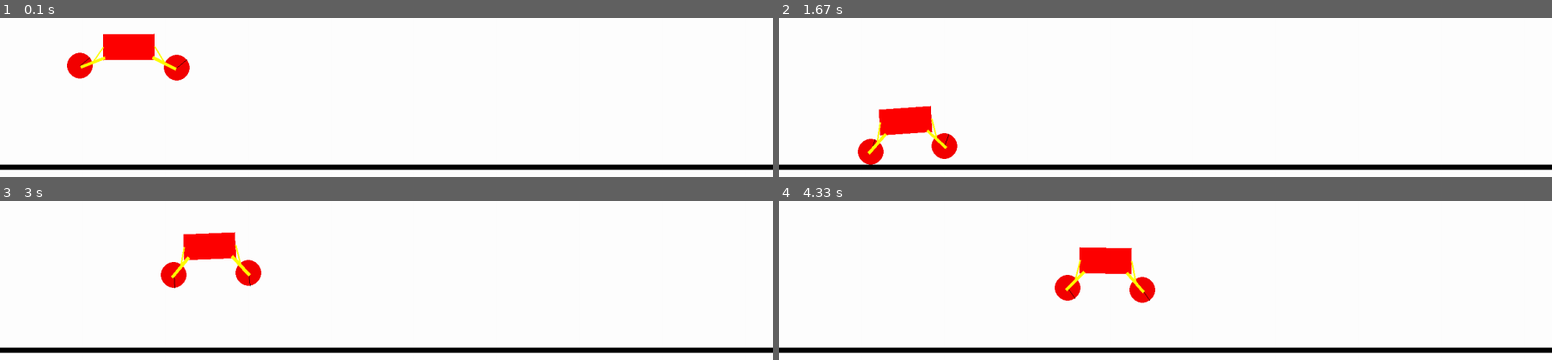
Above: before the commit, frames 1-4 (two rows, left to right).
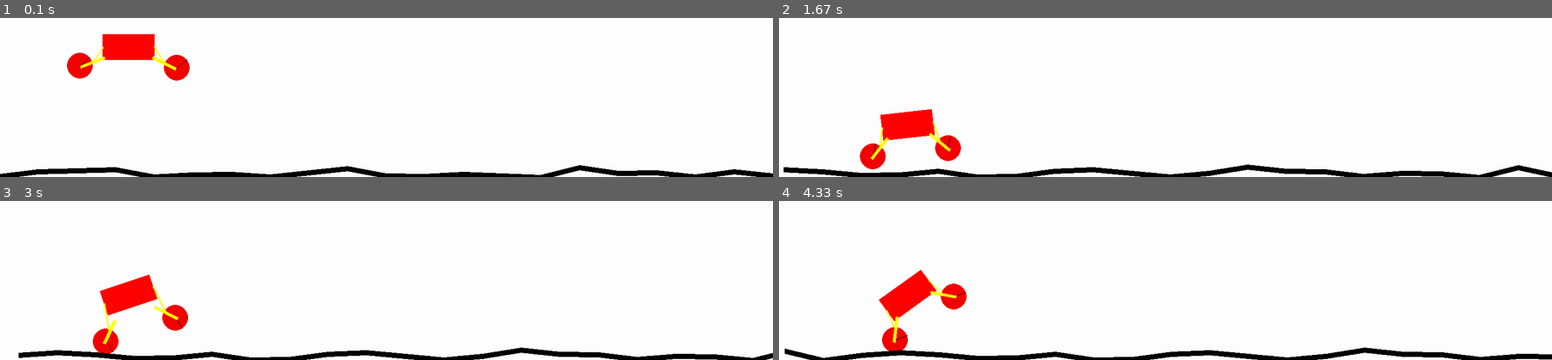
Above: after the commit, the same moments.

Repository: semboko/pygame-sandbox
Game: pygame game, started from main.py
Same seed, same stepped clock (60 frames per second), same inputs: the game is played once before the commit and once after it.
Inputs (mouse positions are in pixels of both pictures, inside the frame that each line leads up to):
- Up to frame 1 (0.1 s): no input
- Up to frame 2 (1.67 s): hold Space 0.33-0.8 s; hold D 0.33-0.8 s; move the mouse to (1134, 59) at 0.37 s; hold R 0.83-1.3 s; hold D 0.83-1.3 s; hold D from 1.33 s (still down); tap Space at 1.4 s
- Up to frame 3 (3 s): tap Space at 1.7, 1.9, 2.2, 2.4, 2.7, 2.97 s; release D at 1.8 s; hold D 1.83-2.3 s; hold A 2.33-2.87 s; hold A from 2.9 s (still down)
- Up to frame 4 (4.33 s): tap Space at 3.27, 3.4, 3.7, 4.07 s; release A at 3.3 s; hold D 3.33-3.97 s; hold A from 4 s (still down)

The runs differ from the first frame. In frame 1, 6.5% of the frame differs, in the area x 0-100%, y 9-100%; in frame 2, 7.4%; in frame 3, 10%; in frame 4, 10%, in the area x 0-100%, y 28-100%.

Commit message:
Added camera and terrain

Diff:
--- a/scenes/abstract.py
+++ b/scenes/abstract.py
@@ -28,6 +28,7 @@
 class AbstractPymunkScene(AbstractScene):
     space: pymunk.Space
     objects: List[Any]
+    camera_shift: pymunk.Vec2d
 
     def __init__(self, *args, **kwargs):
         super().__init__(*args, **kwargs)
@@ -41,6 +42,7 @@
         self.space = pymunk.Space()
         self.space.gravity = 0, -1000  # Set the friction coefficient of the space object
         self.space.damping = 0.5
+        self.camera_shift = pymunk.Vec2d(0, 0)
 
     def update(self):
         self.space.step(1 / self.fps)
@@ -48,4 +50,4 @@
     def render(self):
         self.display.fill((255, 255, 255))
         for obj in self.objects:
-            obj.render(self.display)
+            obj.render(self.display, self.camera_shift)
--- a/scenes/carscene.py
+++ b/scenes/carscene.py
@@ -4,15 +4,14 @@
 
 from scenes.abstract import AbstractPymunkScene
 from scenes.components.car import Car
-from scenes.components.segment import Segment
+from scenes.components.terrain import Terrain
 
 
 class CarScene(AbstractPymunkScene):
     def reset_scene(self):
         super().reset_scene()
         self.car = Car(250, 250, 100, 50, self.space)
-        self.floor = Segment((0, 20), (self.display.get_width(), 20), 5, self.space, btype=pymunk.Body.STATIC)
-        self.floor.shape.friction = .9
+        self.floor = Terrain(0, self.display.get_width(), 0, 20, 20, self.space)
         self.objects.extend((self.car, self.floor))
 
     def update(self):
@@ -25,9 +24,12 @@
         else:
             self.car.motor.rate = int(self.car.motor.rate * 0.96)
 
+        self.camera_shift = pymunk.Vec2d(self.car.get_x_shift(), 0)
+        self.floor.update(self.camera_shift.x)
+
     def handle_event(self, event: Event) -> None:
         if event.type == pygame.KEYDOWN:
-            if event.key== pygame.K_r:
+            if event.key == pygame.K_r:
                 self.reset_scene()
             if event.key == pygame.K_SPACE:
-                self.car.jump(self.floor.shape)
+                self.car.jump()
--- a/scenes/components/ball.py
+++ b/scenes/components/ball.py
@@ -18,11 +18,13 @@
         self.r = r
         space.add(self.body, self.shape)
 
-    def render(self, display: Surface) -> None:
+    def render(self, display: Surface, camera_shift: pymunk.Vec2d) -> None:
         h = display.get_height()
-        pygame.draw.circle(display, (244, 0, 0), convert(self.body.position, h), self.r)
+        pygame.draw.circle(display, (244, 0, 0), convert(self.body.position - camera_shift, h), self.r)
         alpha = self.body.angle
         line_end = cos(alpha) * self.r, sin(alpha) * self.r
         pygame.draw.line(
-            display, (0, 0, 0), convert(self.body.position, h), convert(self.body.local_to_world(line_end), h), 1
+            display, (0, 0, 0),
+            convert(self.body.position - camera_shift, h),
+            convert(self.body.local_to_world(line_end) - camera_shift, h), 1
         )
--- a/scenes/components/car.py
+++ b/scenes/components/car.py
@@ -45,10 +45,10 @@
         angle_limit = (.2, 0.8) if side == -1 else (-0.8, .2)
         space.add(pymunk.RotaryLimitJoint(car_body, self.arm.body, *angle_limit))
 
-    def render(self, display: Surface):
-        self.wheel.render(display)
-        self.arm.render(display)
-        PJ(self.spring).render(display)
+    def render(self, display: Surface, camera_shift: pymunk.Vec2d):
+        self.wheel.render(display, camera_shift)
+        self.arm.render(display, camera_shift)
+        PJ(self.spring).render(display, camera_shift)
 
 
 class Car:
@@ -60,18 +60,23 @@
         self.front_suspension = Suspension(self.car_body.body, width, height, self.cf, 1, space)
         self.rear_suspension = Suspension(self.car_body.body, width, height, self.cf, -1, space)
 
+        self.init_x = x
+
         space.add(pymunk.GearJoint(self.front_suspension.wheel.body, self.rear_suspension.wheel.body, 0, 1))
         self.motor = pymunk.SimpleMotor(self.rear_suspension.wheel.body, self.rear_suspension.arm.body, -1)
         space.add(self.motor)
 
-    def jump(self, floor_shape: pymunk.Shape):
+    def get_x_shift(self) -> float:
+        return self.car_body.body.position.x - self.init_x
+
+    def jump(self):
         _, car_y = self.car_body.body.position
         if car_y > 150:
             return
 
         self.car_body.body.apply_impulse_at_local_point((0, 700000), (0, 0))
 
-    def render(self, display: Surface) -> None:
-        self.car_body.render(display)
-        self.front_suspension.render(display)
-        self.rear_suspension.render(display)
+    def render(self, display: Surface, camera_shift: pymunk.Vec2d) -> None:
+        self.car_body.render(display, camera_shift)
+        self.front_suspension.render(display, camera_shift)
+        self.rear_suspension.render(display, camera_shift)
--- a/scenes/components/pj.py
+++ b/scenes/components/pj.py
@@ -9,11 +9,11 @@
     def __init__(self, joint: pymunk.Constraint) -> None:
         self.joint = joint
 
-    def render(self, display: pygame.Surface) -> None:
+    def render(self, display: pygame.Surface, camera_shift: pymunk.Vec2d) -> None:
         h = display.get_height()
         if isinstance(self.joint, (PivotJoint, PinJoint, DampedSpring)):
-            anchor_a = self.joint.a.local_to_world(self.joint.anchor_a)
-            anchor_b = self.joint.b.local_to_world(self.joint.anchor_b)
+            anchor_a = self.joint.a.local_to_world(self.joint.anchor_a) - camera_shift
+            anchor_b = self.joint.b.local_to_world(self.joint.anchor_b) - camera_shift
         else:
             anchor_a = self.joint.a.position
             anchor_b = self.joint.b.position
--- a/scenes/components/rect.py
+++ b/scenes/components/rect.py
@@ -24,7 +24,7 @@
         self.shape.density = 1
         space.add(self.body, self.shape)
 
-    def render(self, display: Surface) -> None:
+    def render(self, display: Surface, camera_shift: pymunk.Vec2d) -> None:
         h = display.get_height()
-        verts = [convert(self.body.local_to_world(v), h) for v in self.shape.get_vertices()]
+        verts = [convert(self.body.local_to_world(v) - camera_shift, h) for v in self.shape.get_vertices()]
         pygame.draw.polygon(display, self.color, verts)
--- a/scenes/components/segment.py
+++ b/scenes/components/segment.py
@@ -27,8 +27,8 @@
         max_y = max(a[1], b[1]) + r
         self.rect = pygame.Rect(min_x, min_y, max_x - min_x, max_y - min_y)
 
-    def render(self, display: Surface) -> None:
+    def render(self, display: Surface, camera_shift: pymunk.Vec2d) -> None:
         h = display.get_height()
-        a = convert(self.shape.a, h)
-        b = convert(self.shape.b, h)
+        a = convert(self.shape.a, h) - camera_shift
+        b = convert(self.shape.b, h) - camera_shift
         pygame.draw.line(display, (0, 0, 0), a, b, 10)
--- /dev/null
+++ b/scenes/components/terrain.py
@@ -0,0 +1,47 @@
+from random import randint
+from typing import Tuple
+
+import pymunk
+
+from scenes.components.segment import Segment
+from pymunk import Space, Body
+from pygame.surface import Surface
+
+
+class Terrain:
+    def __init__(self, x_min: int, x_max: int, y_min: int, y_max: int, steps: int, space: Space):
+        self.space = space
+        self.segments = []
+        self.x_max, self.x_min, self.y_max, self.y_min = x_max, x_min, y_max, y_min
+
+        self.seg_width = (x_max - x_min)//steps
+        for x in range(x_min, x_max, self.seg_width):
+            p1 = self.segments[-1].shape.b if self.segments else (x, randint(y_min, y_max))
+            p2 = (p1[0] + self.seg_width, randint(y_min, y_max))
+            self.segments.append(self.create_segment(p1, p2))
+
+    def create_segment(self, p1: Tuple[int, int], p2: Tuple[int, int]) -> Segment:
+        s = Segment(p1, p2, 1, self.space, btype=Body.STATIC)
+        s.shape.friction = 0.95
+        return s
+
+    def update(self, x_shift: float) -> None:
+        left_x = self.segments[0].shape.a[0]
+        right_x = self.segments[-1].shape.b[0]
+        shift_x = x_shift
+        if shift_x + 50 < left_x:
+            b = self.segments[0].shape.a
+            a = pymunk.Vec2d(b.x - self.seg_width, randint(self.y_min, self.y_max))
+            self.segments.insert(0, self.create_segment(a, b))
+            self.space.remove(self.segments[-1].body, self.segments[-1].shape)
+            del (self.segments[-1])
+        if shift_x > right_x - 1000:
+            a = self.segments[-1].shape.b
+            b = pymunk.Vec2d(a.x + self.seg_width, randint(self.y_min, self.y_max))
+            self.segments.append(self.create_segment(a, b))
+            self.space.remove(self.segments[0].body, self.segments[0].shape)
+            del (self.segments[0])
+
+    def render(self, display: Surface, camera_shift: pymunk.Vec2d) -> None:
+        for s in self.segments:
+            s.render(display, camera_shift)
